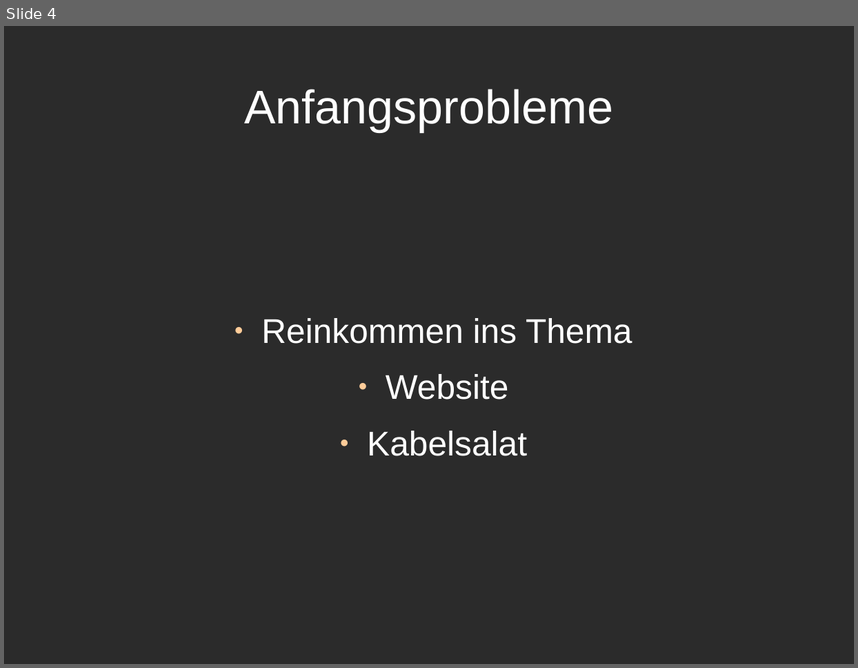
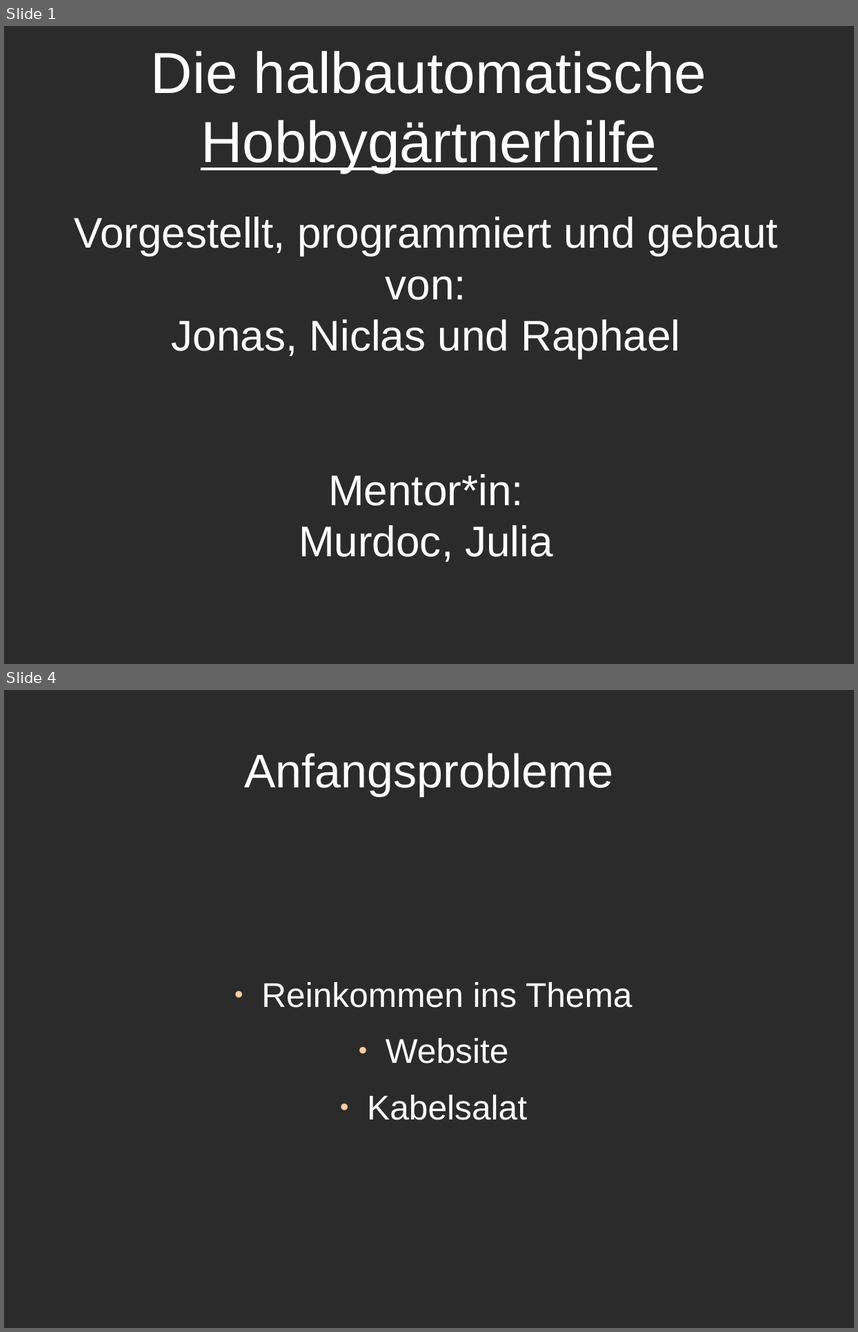
Before and after one commit to Jugendhackt/Halbautomatische_Hobbygaertnerhilfe, a slide deck: Website/Präsentation.odp. Shown one above the other, each under a label of ours: slide 4 before the commit, slides 1 and 4 after it; the slides between them are not shown. The pictures are 858x668 and 858x1332 pixels, drawn with LibreOffice and Linux fonts; fonts in the diff are those of the drawing; background and template pictures are left out; a plain dark background stands for a picture behind light text. Boxes give left, top, right and bottom in pixels: in the first picture for what was removed or moved away, otherwise in the second. Text is boxed around its words. In the diff, an @@ line names an element or a change of style, - is before the commit and + after.

```diff
--- a/Website/Präsentation.odp
+++ b/Website/Präsentation.odp
@@ slide 1 added at bbox=[4, 26, 854, 664], background picture (left out) @@
@@ title added at bbox=[151, 51, 707, 173], 54 pt, text #FFFFFF @@
+Die halbautomatische Hobbygärtnerhilfe
@@ subtitle added at bbox=[74, 216, 778, 561], 40 pt, text #FFFFFF @@
+Vorgestellt, programmiert und gebaut von:
+Jonas, Niclas und Raphael
+Mentor*in:
+Murdoc, Julia
```
Also in this commit, not shown: 2 slides changed, 1 slide removed.
